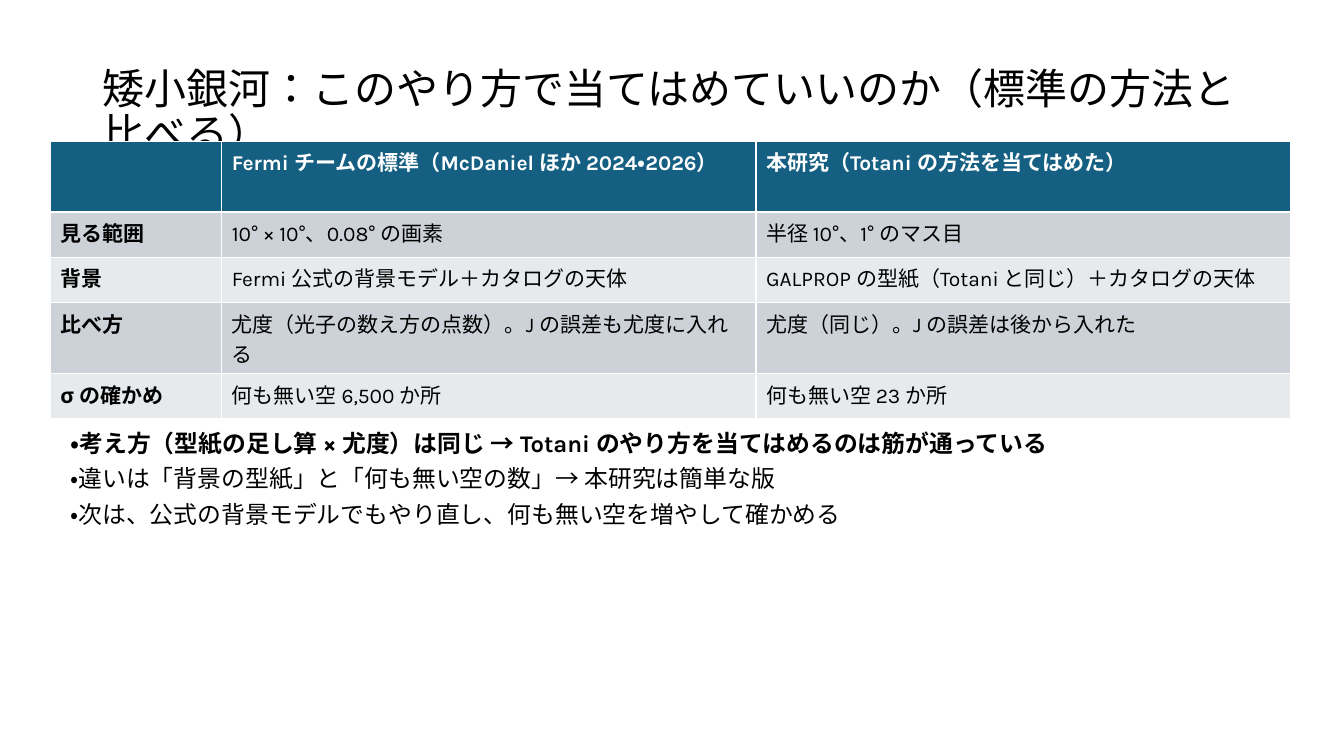
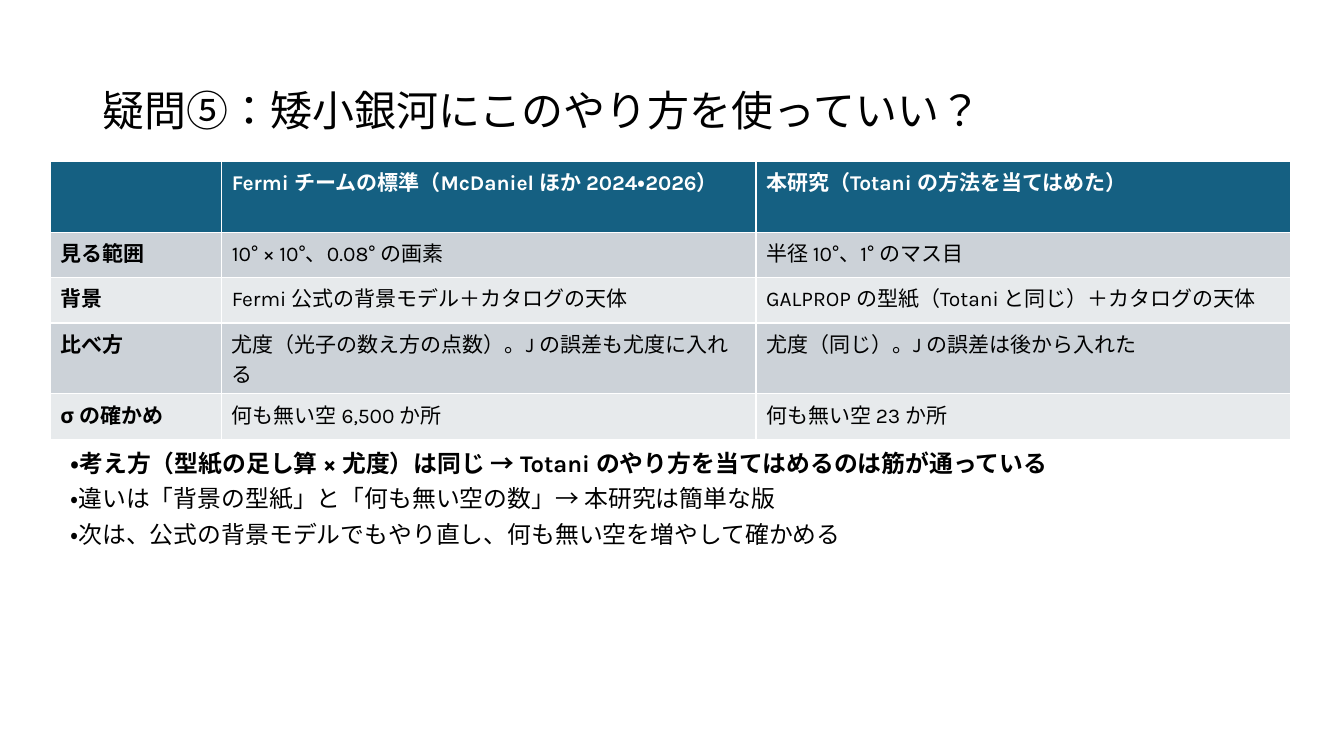
Before and after one commit to Mikann20041029/darkmatter-slides, a slide deck: slide 7 of slides/2026-10-09_研究報告_10枚版.pptx. Drawn at 1344x756 pixels with LibreOffice and Linux fonts; fonts in the diff are those of the drawing. Boxes give left, top, right and bottom in pixels: in the first picture for what was removed or moved away, otherwise in the second. Text is boxed around its words. In the diff, an @@ line names an element or a change of style, - is before the commit and + after.

```diff
--- a/slides/2026-10-09_研究報告_10枚版.pptx
+++ b/slides/2026-10-09_研究報告_10枚版.pptx
@@ title at (102, 90, 981, 130): text changed @@
-矮小銀河：このやり方で当てはめていいのか（標準の方法と比べる）
+疑問⑤：矮小銀河にこのやり方を使っていい？
@@ table: place and size @@
-table at (50, 141, 1291, 409)
+table at (50, 161, 1291, 429)
@@ text "・考え方（型紙の足し算 × 尤度）は同じ → Totani ...": place and size @@
-text "・考え方（型紙の足し算 × 尤度）は同じ → Totani ..." at (70, 431, 1047, 525)
+text "・考え方（型紙の足し算 × 尤度）は同じ → Totani ..." at (70, 451, 1047, 545)
@@ text "・考え方（型紙の足し算 × 尤度）は同じ → Totani ..." at (70, 451, 1047, 545): indent changed @@
```
Also in this commit, not shown: 8 other slides changed.
